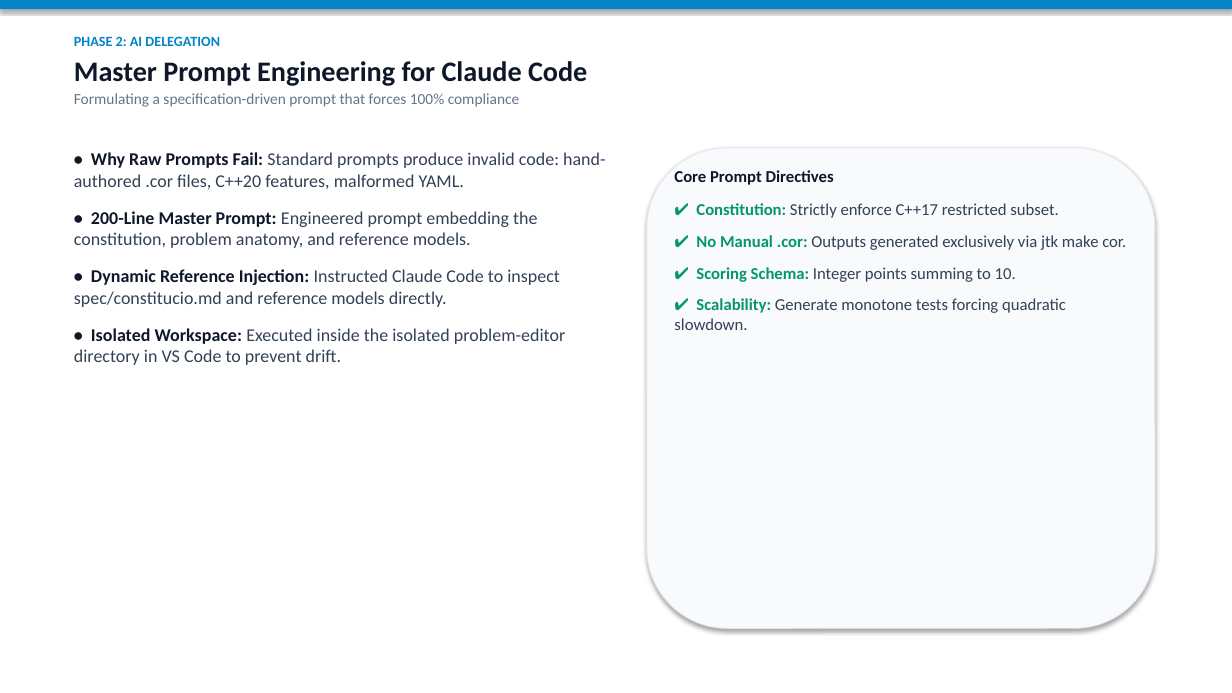
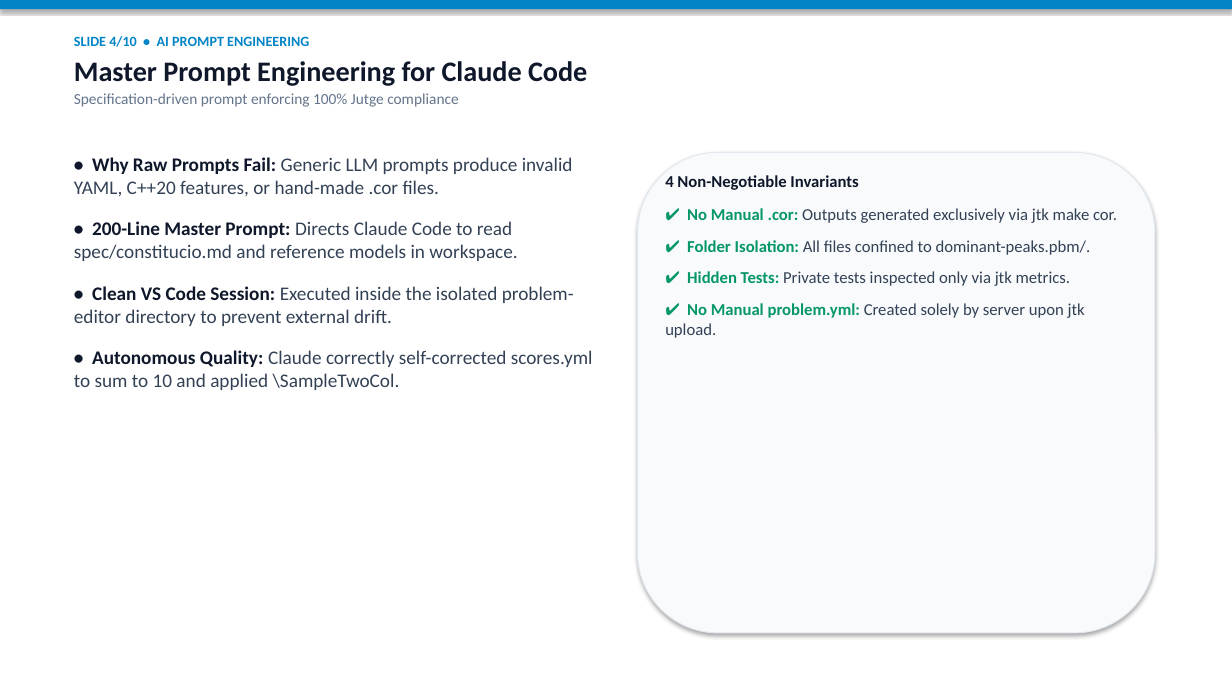
Before and after one commit to SuisSanem000/jutge-private, a slide deck: slide 4 of work/01-meeting-presentation-and-demo-20261112/meeting-summary-presentation.pptx (slide 9 before the commit). Drawn at 1232x693 pixels with LibreOffice and Linux fonts; fonts in the diff are those of the drawing. Boxes give left, top, right and bottom in pixels: in the first picture for what was removed or moved away, otherwise in the second. Text is boxed around its words. In the diff, an @@ line names an element or a change of style, - is before the commit and + after.

Commit message:
feat(presentation): summarize deck into punchy 10 slides embedding live terminal commands and screenshot results

```diff
--- a/work/01-meeting-presentation-and-demo-20261112/meeting-summary-presentation.pptx
+++ b/work/01-meeting-presentation-and-demo-20261112/meeting-summary-presentation.pptx
@@ text at bbox=[74, 36, 309, 47]: text changed @@
-PHASE 2: AI DELEGATION
+SLIDE 4/10 • AI PROMPT ENGINEERING
@@ text at bbox=[74, 93, 458, 107]: text changed @@
-Formulating a specification-driven prompt that forces 100% compliance
+Specification-driven prompt enforcing 100% Jutge compliance
@@ text at bbox=[74, 157, 593, 390]: text changed; size 14 to 15 pt @@
-• Why Raw Prompts Fail: Standard prompts produce invalid code: hand-authored .cor files, C++20 features, malformed YAML.
-• 200-Line Master Prompt: Engineered prompt embedding the constitution, problem anatomy, and reference models.
-• Dynamic Reference Injection: Instructed Claude Code to inspect spec/constitucio.md and reference models directly.
-• Isolated Workspace: Executed inside the isolated problem-editor directory in VS Code to prevent drift.
+• Why Raw Prompts Fail: Generic LLM prompts produce invalid YAML, C++20 features, or hand-made .cor files.
+• 200-Line Master Prompt: Directs Claude Code to read spec/constitucio.md and reference models in workspace.
+• Clean VS Code Session: Executed inside the isolated problem-editor directory to prevent external drift.
+• Autonomous Quality: Claude correctly self-corrected scores.yml to sum to 10 and applied \SampleTwoCol.
@@ rounded rectangle: place and size @@
-rounded rectangle at bbox=[647, 148, 1155, 628]
+rounded rectangle at bbox=[638, 152, 1155, 633]
@@ text at bbox=[665, 175, 858, 190]: text changed; text colour #334155 to #0F172A; bold on @@
-Core Prompt Directives
-✔ Constitution: Strictly enforce C++17 restricted subset.
+4 Non-Negotiable Invariants
@@ text "4 Non-Negotiable Invariants": place and size @@
-text "4 Non-Negotiable Invariants" at bbox=[674, 170, 1126, 330]
+text "4 Non-Negotiable Invariants" at bbox=[665, 175, 1117, 338]
@@ text at bbox=[665, 240, 1091, 338]: text changed @@
-✔ Scoring Schema: Integer points summing to 10.
-✔ Scalability: Generate monotone tests forcing quadratic slowdown.
+✔ Folder Isolation: All files confined to dominant-peaks.pbm/.
+✔ Hidden Tests: Private tests inspected only via jtk metrics.
+✔ No Manual problem.yml: Created solely by server upon jtk upload.
```
Also in this commit, not shown: 4 other slides changed, 5 slides added, 25 slides removed, 4 other files.
